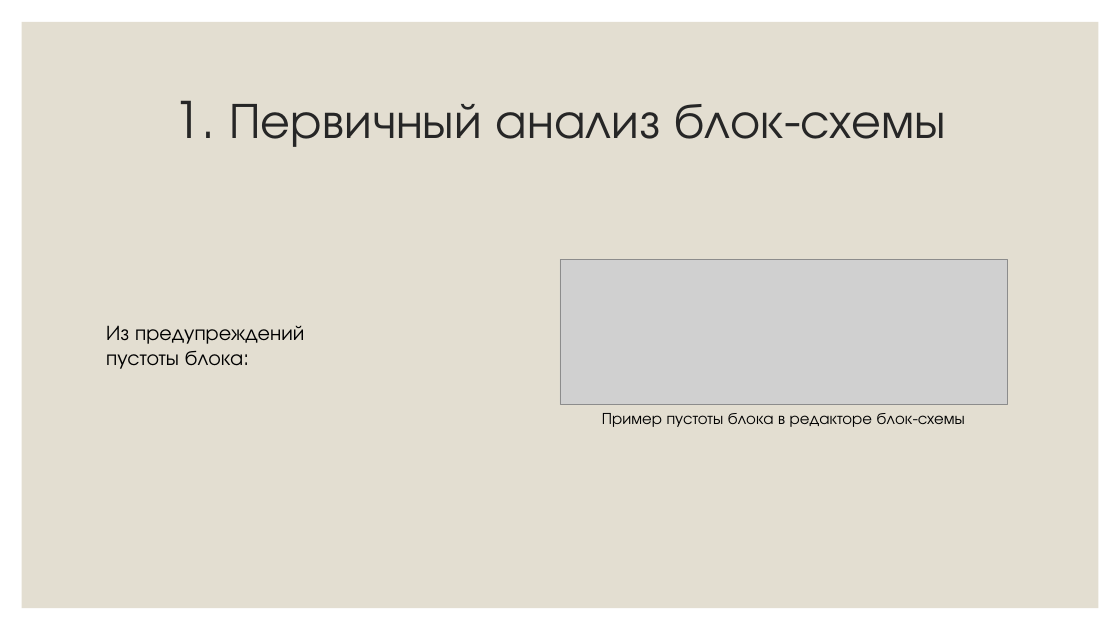
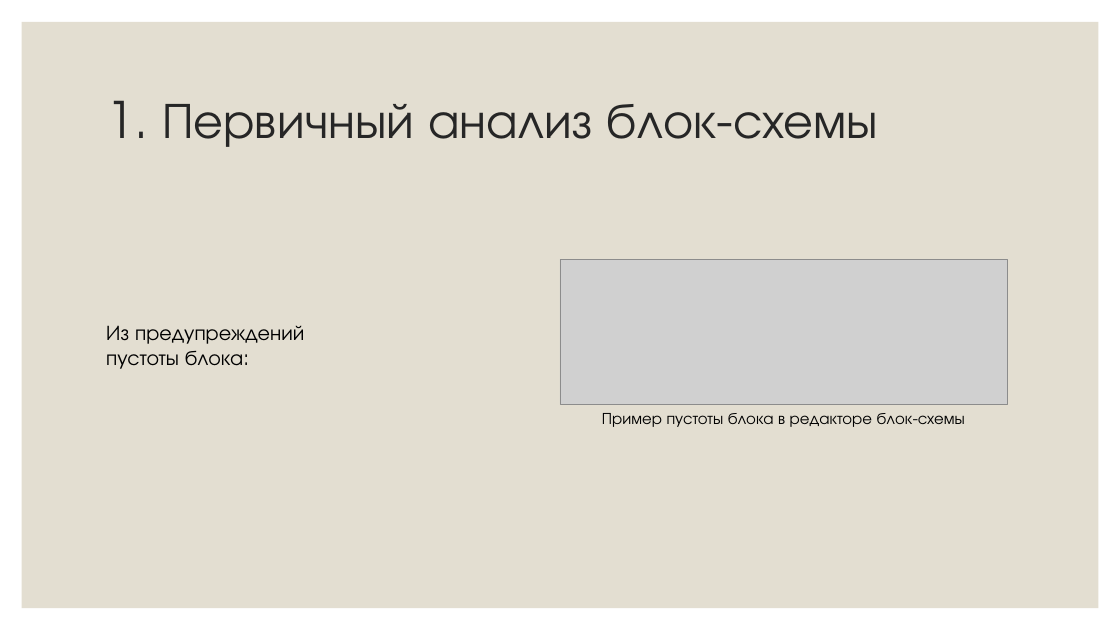
Before and after one commit to NemoNology/Programing-languages-theory, a slide deck: slide 18 of Lab-s/Translator/Presentation.pptx (slide 16 before the commit). Drawn at 1120x630 pixels with LibreOffice and Linux fonts; fonts in the diff are those of the drawing; grey boxes stand for pictures. Boxes give left, top, right and bottom in pixels: in the first picture for what was removed or moved away, otherwise in the second. Text is boxed around its words. In the diff, an @@ line names an element or a change of style, - is before the commit and + after.

```diff
--- a/Lab-s/Translator/Presentation.pptx
+++ b/Lab-s/Translator/Presentation.pptx
@@ title "1. Первичный анализ блок-схемы" at bbox=[106, 100, 878, 147]: alignment centre to left @@
```
Also in this commit, not shown: 7 other slides changed, 3 slides added, 2 slides removed.
